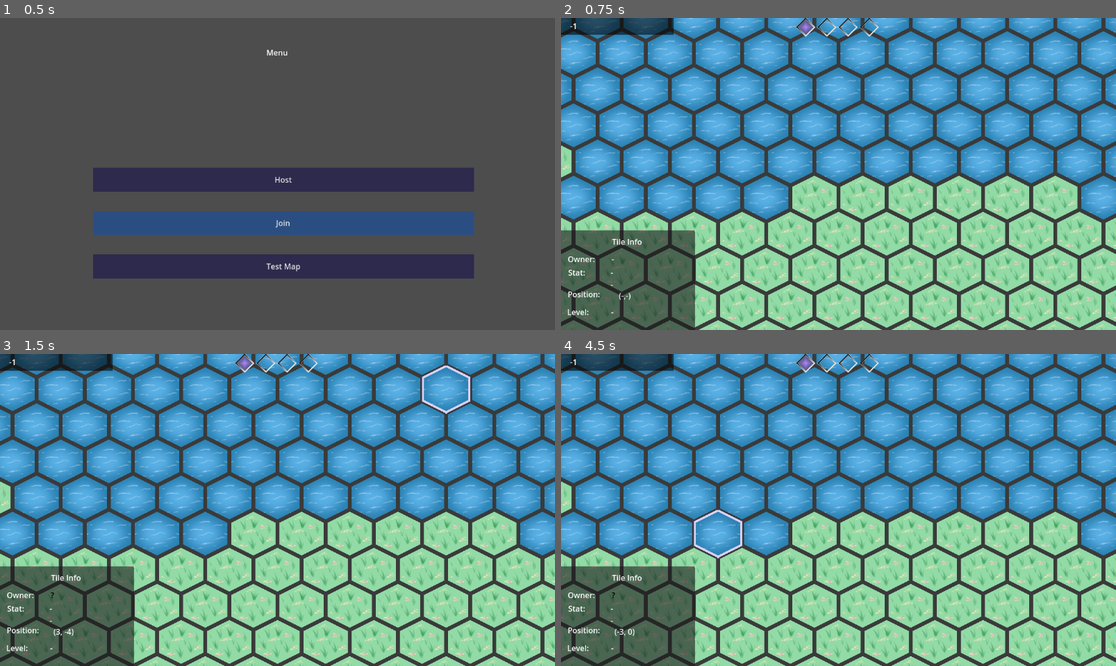
Above: before the commit, frames 1-4 (two rows, left to right).
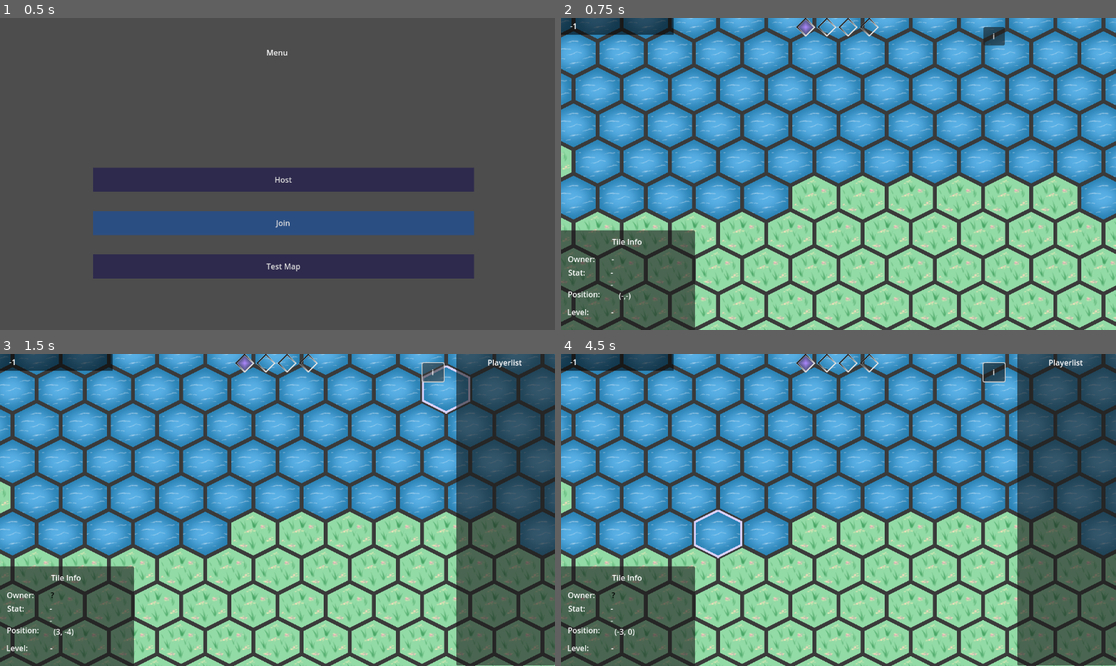
Above: after the commit, the same moments.

Repository: DragonCat4012/Shyv_Game
Game: Godot game, scene res://Scenes/menu.tscn
The game is run twice, just before and just after one commit, with the same random seed, the same clock (stepped at 60 frames per second) and the same inputs.
Inputs (mouse positions are in pixels of both pictures, inside the frame that each line leads up to):
- Up to frame 1 (0.5 s): no input
- Up to frame 2 (0.75 s): click "Test Map" at 0.5 s
- Up to frame 3 (1.5 s): click (432, 372) at 1.25 s, where only the run after the commit has a clickable "i"
- Up to frame 4 (4.5 s): click (993, 372) at 2 s, where only the run after the commit has a clickable "i"; click (993, 372) at 2.75 s, where only the run after the commit has a clickable "i"; tap Enter at 3.5 s; move the mouse to (960, 494) at 3.52 s; right-click (960, 494) at 3.6 s; tap Space at 4.25 s; move the mouse to (727, 525) at 4.27 s; click (727, 525) at 4.35 s

Frame 1 is identical in both runs. In frame 2, 0.2% of the frame differs, in the area x 76-80%, y 2-9%; in frame 3, 15%, in the area x 75-100%, y 0-100%; in frame 4, 15%.

Commit message:
Dispaly Players on side

Diff:
--- a/Scenes/Game/MapScene.gd
+++ b/Scenes/Game/MapScene.gd
@@ -16,6 +16,7 @@
 # Overlays
 @onready var game_phases_scene = $Camera2D/Control/GamePhasesScene
 @onready var next_phase_button = $Camera2D/Control/NextPhaseButton
+@onready var player_list_scene = $Camera2D/Control/PlayerListScene
 
 var source_id = 1
 
@@ -52,6 +53,9 @@
 	if GamManager.ownNation:
 		peer_id.text = GamManager.ownNation.name
 		peer_id.add_theme_color_override("font_color", GamManager.ownNation.color)
+
+	# Default hide
+	player_list_scene.visible = false
 
 	# Host UI
 	next_phase_button.visible = GamManager.isHost
@@ -150,3 +154,7 @@
 
 func _on_next_phase_button_pressed():
 	PhaseManager.update_phase()
+
+func _on_player_list_button_pressed():
+	player_list_scene.visible = !player_list_scene.visible
+	player_list_scene.updateList() # amybe change to not be caleld every time
--- a/Scenes/Game/map.tscn
+++ b/Scenes/Game/map.tscn
@@ -1,9 +1,10 @@
-[gd_scene load_steps=8 format=3 uid="uid://7j7no5evfsjn"]
+[gd_scene load_steps=9 format=3 uid="uid://7j7no5evfsjn"]
 
 [ext_resource type="Script" path="res://Scenes/Game/MapScene.gd" id="1_jltnr"]
 [ext_resource type="Script" path="res://Scenes/Game/Camera2D.gd" id="3_nnm0c"]
 [ext_resource type="TileSet" uid="uid://bly1nmde8eksv" path="res://Graphics/map.tres" id="3_tbyt8"]
 [ext_resource type="PackedScene" uid="uid://md3mc5jmctsj" path="res://Scenes/Overlays/GamePhasesScene.tscn" id="4_v3vhx"]
+[ext_resource type="PackedScene" uid="uid://cqu4dqw8hmixw" path="res://Scenes/Overlays/PlayerList/PlayerListScene.tscn" id="5_u20ln"]
 
 [sub_resource type="Gradient" id="Gradient_6mp1p"]
 interpolation_mode = 1
@@ -154,12 +155,26 @@
 [node name="GamePhasesScene" parent="Camera2D/Control" instance=ExtResource("4_v3vhx")]
 position = Vector2(487, 0)
 
+[node name="PlayerListScene" parent="Camera2D/Control" instance=ExtResource("5_u20ln")]
+layout_mode = 0
+offset_left = 946.0
+offset_right = 1151.0
+
 [node name="NextPhaseButton" type="Button" parent="Camera2D/Control"]
 layout_mode = 0
-offset_left = 958.0
-offset_top = 577.0
-offset_right = 1127.0
-offset_bottom = 627.0
+offset_left = 681.0
+offset_top = 8.0
+offset_right = 850.0
+offset_bottom = 58.0
 text = "next Game Phase?"
 
+[node name="PlayerListButton" type="Button" parent="Camera2D/Control"]
+layout_mode = 0
+offset_left = 876.0
+offset_top = 20.0
+offset_right = 920.0
+offset_bottom = 58.0
+text = "i"
+
 [connection signal="pressed" from="Camera2D/Control/NextPhaseButton" to="." method="_on_next_phase_button_pressed"]
+[connection signal="pressed" from="Camera2D/Control/PlayerListButton" to="." method="_on_player_list_button_pressed"]
--- /dev/null
+++ b/Scenes/Overlays/PlayerList/PlayerListScene.gd
@@ -0,0 +1,16 @@
+extends Panel
+
+@onready var list = $list
+
+func updateList():
+	for child in list.get_children():
+		list.remove_child(child)
+
+	for id in GamManager.nationMapping:
+		var newLabel = Label.new()
+		var player_nation: NationModel = GamManager.nationMapping[str(id)]
+		newLabel.add_theme_color_override("font_color", player_nation.color)
+		newLabel.text = player_nation.name #+ " [" + str(id) +"]"
+
+		print(GamManager.nationMapping[id])
+		list.add_child(newLabel)
--- /dev/null
+++ b/Scenes/Overlays/PlayerList/PlayerListScene.tscn
@@ -0,0 +1,23 @@
+[gd_scene load_steps=2 format=3 uid="uid://cqu4dqw8hmixw"]
+
+[ext_resource type="Script" path="res://Scenes/Overlays/PlayerList/PlayerListScene.gd" id="1_7x4f7"]
+
+[node name="PlayerListScene" type="Panel"]
+offset_right = 205.0
+offset_bottom = 648.0
+script = ExtResource("1_7x4f7")
+
+[node name="Label" type="Label" parent="."]
+layout_mode = 0
+offset_right = 202.0
+offset_bottom = 38.0
+text = "Playerlist"
+horizontal_alignment = 1
+vertical_alignment = 1
+
+[node name="list" type="VBoxContainer" parent="."]
+layout_mode = 0
+offset_left = 14.0
+offset_top = 55.0
+offset_right = 195.0
+offset_bottom = 629.0
